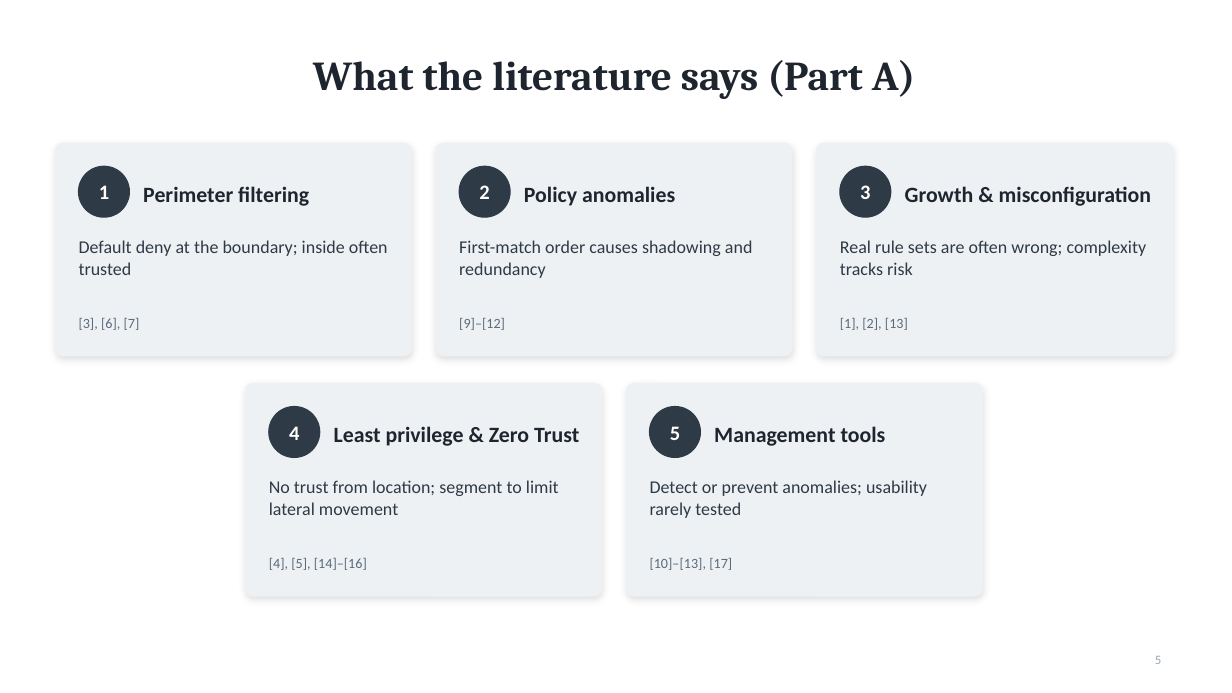
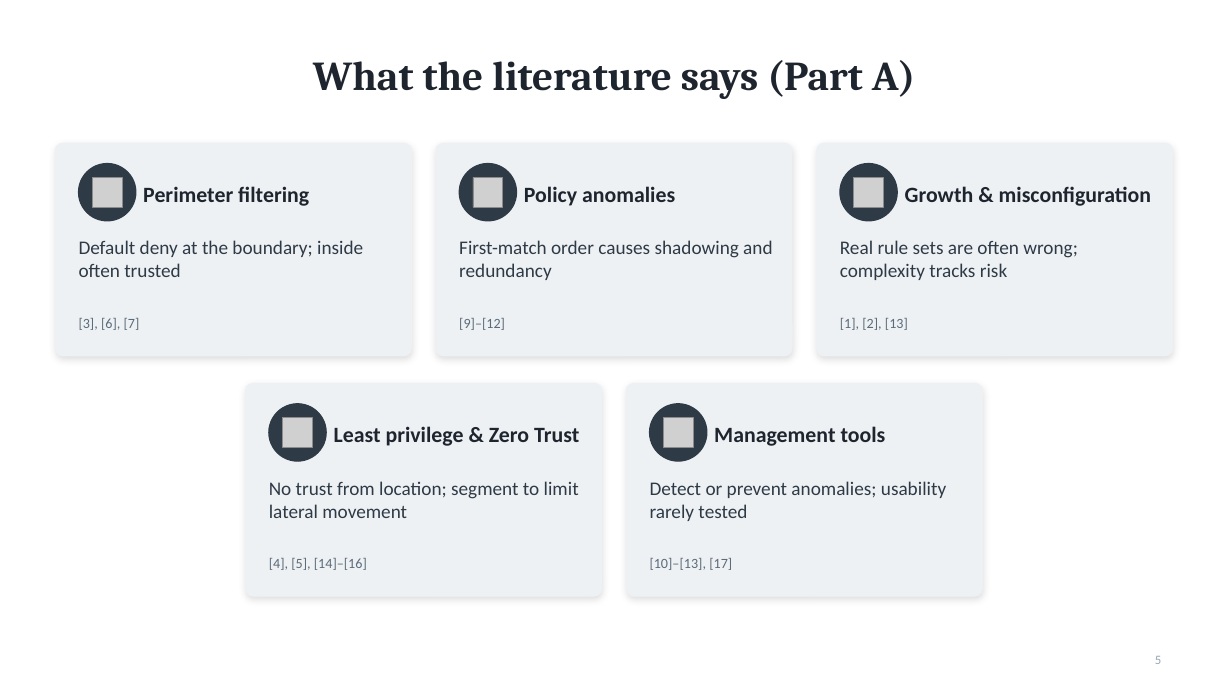
Before and after one commit to darshanpvt007-afk/firewall-policy-complexity-case-study, a slide deck: slide 5 of report/case-study-presentation.pptx. Drawn at 1232x693 pixels with LibreOffice and Linux fonts; fonts in the diff are those of the drawing; grey boxes stand for pictures. Boxes give left, top, right and bottom in pixels: in the first picture for what was removed or moved away, otherwise in the second. Text is boxed around its words. In the diff, an @@ line names an element or a change of style, - is before the commit and + after.

```diff
--- a/report/case-study-presentation.pptx
+++ b/report/case-study-presentation.pptx
@@ ellipse: place and size @@
-ellipse at (79,166,129,217)
+ellipse at (79,164,136,221)
@@ picture added at (92,177,122,207) @@
@@ ellipse: place and size @@
-ellipse at (459,166,510,217)
+ellipse at (459,164,517,221)
@@ picture added at (473,177,503,207) @@
@@ ellipse: place and size @@
-ellipse at (840,166,891,217)
+ellipse at (840,164,897,221)
@@ picture added at (854,177,884,207) @@
@@ text removed at (99,185,109,199) @@
-1
@@ text removed at (479,185,489,199) @@
-2
@@ text removed at (860,185,870,199) @@
-3
@@ ellipse: place and size @@
-ellipse at (269,407,320,457)
+ellipse at (269,404,326,461)
@@ picture added at (283,418,312,447) @@
@@ ellipse: place and size @@
-ellipse at (650,407,701,457)
+ellipse at (650,404,707,461)
@@ picture added at (664,418,693,447) @@
@@ text removed at (289,426,299,440) @@
-4
@@ text removed at (670,426,680,440) @@
-5
@@ size 14 to 15 pt in 5 elements at (79,240,363,277), (459,240,772,280), (840,240,1078,280), (269,481,579,518), (650,481,946,521) @@
```
Also in this commit, not shown: 10 other slides changed, 2 other files.
